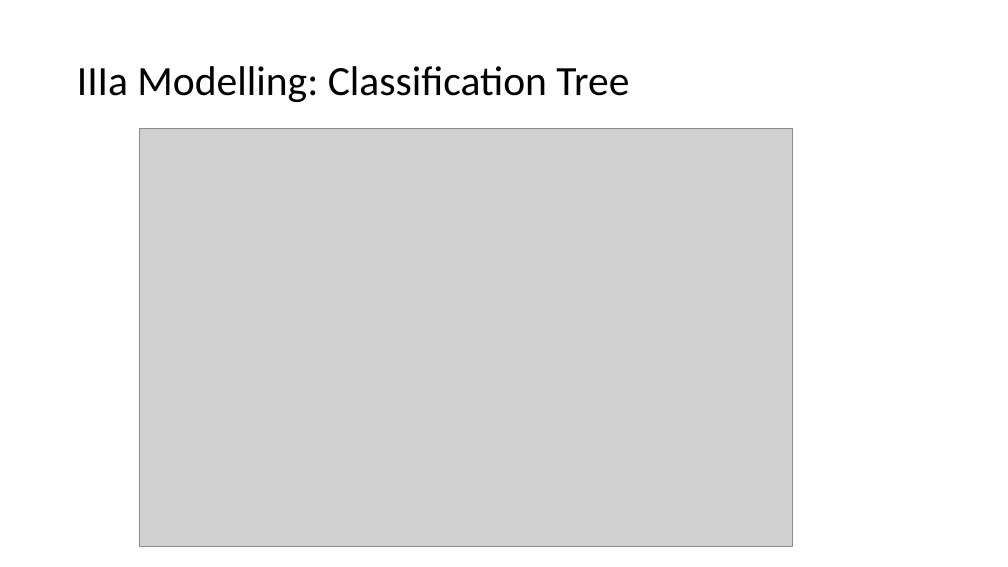
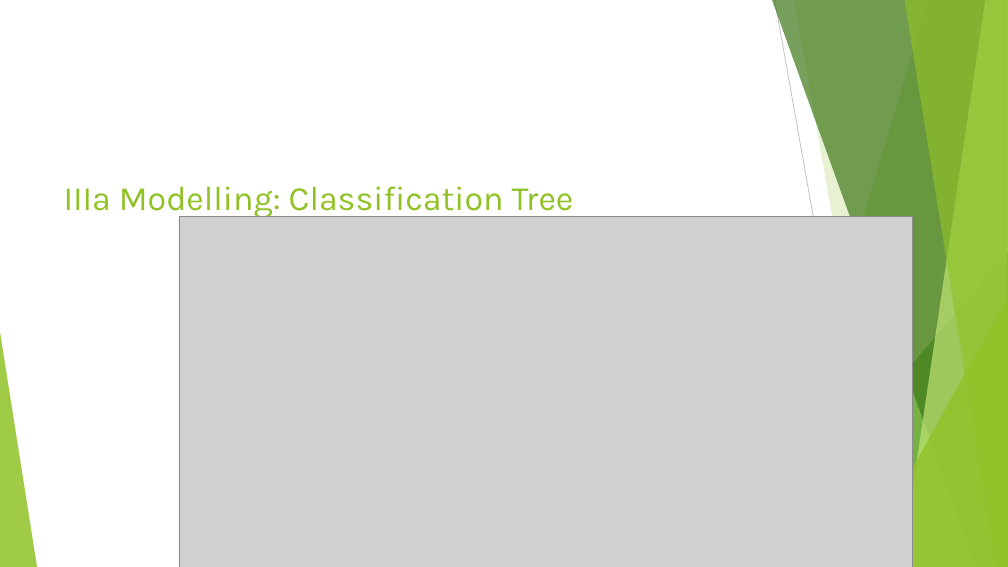
Before and after one commit to RafiKueng/Spoe_Kreditrisiko, a slide deck: slide 11 of Praesentation/Presentation.pptx (slide 6 before the commit). Drawn at 1008x567 pixels with LibreOffice and Linux fonts; fonts in the diff are those of the drawing; grey boxes stand for pictures. Boxes give left, top, right and bottom in pixels: in the first picture for what was removed or moved away, otherwise in the second. Text is boxed around its words. In the diff, an @@ line names an element or a change of style, - is before the commit and + after.

```diff
--- a/Praesentation/Presentation.pptx
+++ b/Praesentation/Presentation.pptx
@@ title "IIIa Modelling: Classification Tree": place and size @@
-title "IIIa Modelling: Classification Tree" at [77,66,629,102]
+title "IIIa Modelling: Classification Tree" at [64,186,574,219]
@@ title "IIIa Modelling: Classification Tree" at [64,186,574,219]: size 39.6 to 32.4 pt, font Calibri to Karla, text colour #000000 to #90C226; line spacing 0.9 to 1; vertical alignment middle to top @@
@@ picture: place and size @@
-picture at [140,129,793,546]
+picture at [179,216,913,567]
@@ group added at [0,0,1008,567]: 5 freeform shapes, 3 triangles, 2 lines @@
```
Also in this commit, not shown: 13 other slides changed, 5 slides added.
